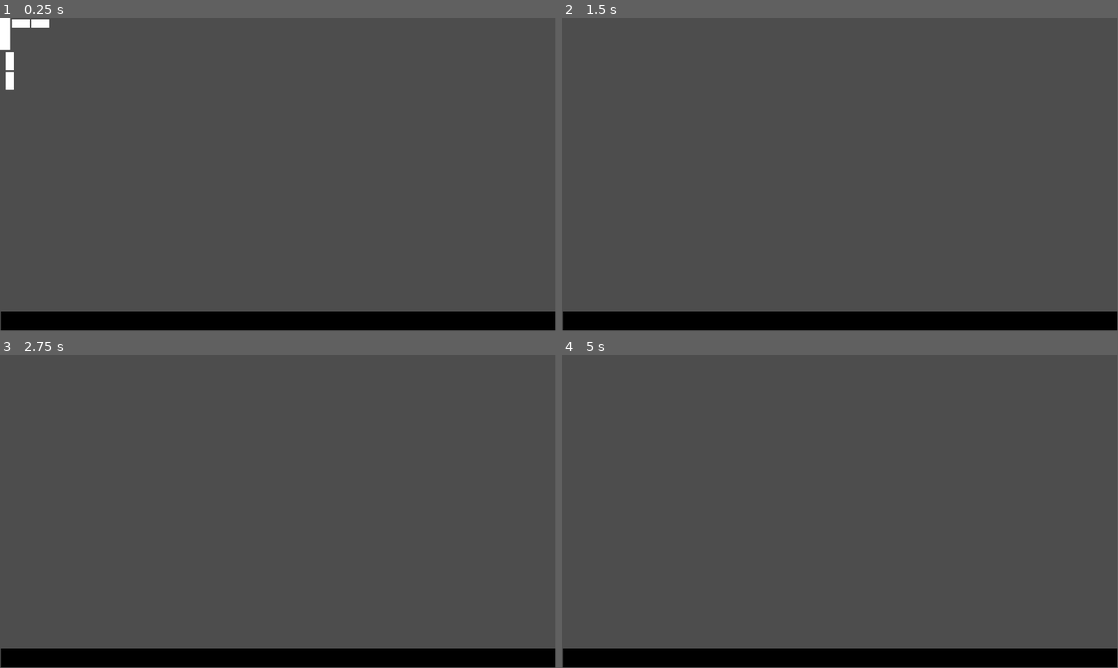
Above: before the commit, frames 1-4 (two rows, left to right).
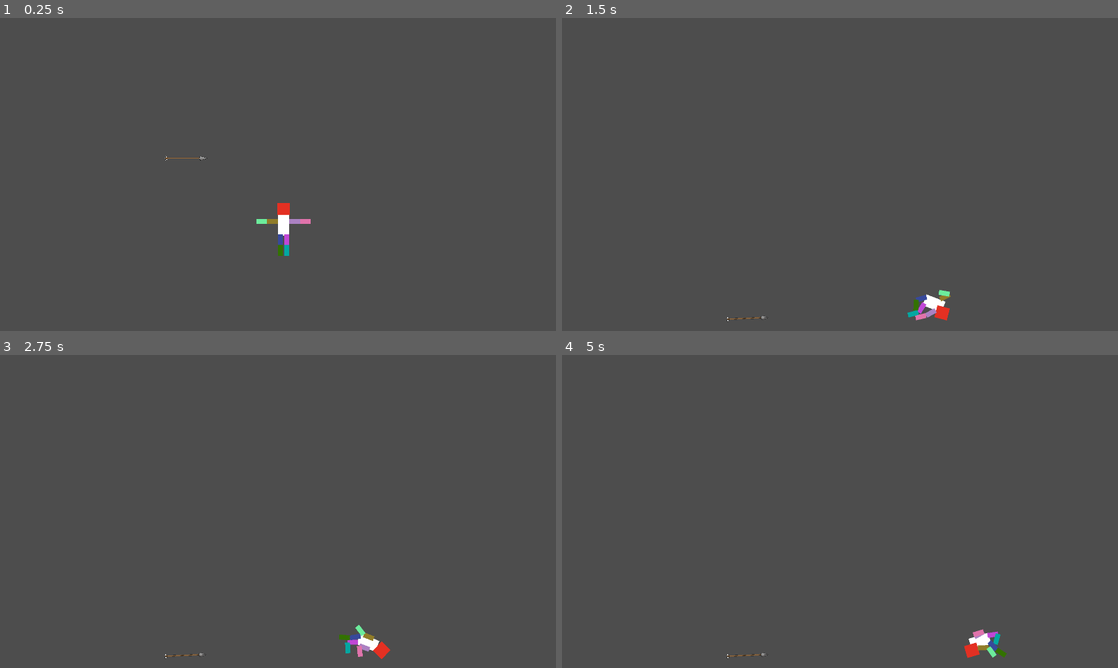
Above: after the commit, the same moments.

Repository: RamilHinshaw/IctGameJam2024SU
Game: Godot game, scene res://scenes/test.tscn
Two runs of this game, one before a commit and one after it. Both use one fixed random seed, a clock stepped at 60 frames per second and the inputs below. The project has no main scene, so this scene is started directly.
Inputs:
- Up to frame 1 (0.25 s): no input
- Up to frame 2 (1.5 s): hold D (Right, bound only after the commit) 0.53-1.28 s; hold A (Left, bound only after the commit) from 1.28 s (still down)
- Up to frame 3 (2.75 s): release A (Left, bound only after the commit) at 2.03 s; hold D (Right, bound only after the commit) from 2.03 s (still down)
- Up to frame 4 (5 s): release D (Right, bound only after the commit) at 3.53 s; hold A (Left, bound only after the commit) from 3.53 s (still down)
In our replay, the window is 799x449 before the commit and 800x450 after it. These sizes can differ from the game's own. Grey fills any space a smaller window leaves; there, only what the larger window draws over its background counts as a difference.

The runs differ from the first frame. In frame 1, 7.0% of the frame differs, in the area x 0-100%, y 0-100%; in frame 2, 6.3%; in frame 3, 6.3%; in frame 4, 6.3%.

Commit message:
ragdoll stuff

Diff:
--- a/project.godot
+++ b/project.godot
@@ -14,11 +14,23 @@
 config/features=PackedStringArray("4.2", "GL Compatibility")
 config/icon="res://icon.svg"
 
+[display]
+
+window/size/viewport_width=1920
+window/size/viewport_height=1080
+window/stretch/mode="viewport"
+
 [input]
 
-test={
+Left={
 "deadzone": 0.5,
-"events": []
+"events": [Object(InputEventKey,"resource_local_to_scene":false,"resource_name":"","device":-1,"window_id":0,"alt_pressed":false,"shift_pressed":false,"ctrl_pressed":false,"meta_pressed":false,"pressed":false,"keycode":0,"physical_keycode":65,"key_label":0,"unicode":97,"echo":false,"script":null)
+]
+}
+Right={
+"deadzone": 0.5,
+"events": [Object(InputEventKey,"resource_local_to_scene":false,"resource_name":"","device":-1,"window_id":0,"alt_pressed":false,"shift_pressed":false,"ctrl_pressed":false,"meta_pressed":false,"pressed":false,"keycode":0,"physical_keycode":68,"key_label":0,"unicode":100,"echo":false,"script":null)
+]
 }
 
 [rendering]
--- a/scenes/test.tscn
+++ b/scenes/test.tscn
@@ -1,37 +1,76 @@
-[gd_scene load_steps=6 format=3 uid="uid://7w3p000ukqxg"]
-
-[sub_resource type="RectangleShape2D" id="RectangleShape2D_80oau"]
-size = Vector2(40, 40)
-
-[sub_resource type="RectangleShape2D" id="RectangleShape2D_cdvy3"]
-size = Vector2(40, 70)
-
-[sub_resource type="RectangleShape2D" id="RectangleShape2D_wiohh"]
-size = Vector2(44.1942, 42.6032)
-
-[sub_resource type="RectangleShape2D" id="RectangleShape2D_vwfiv"]
-size = Vector2(36.8111, 16.9897)
-
-[sub_resource type="RectangleShape2D" id="RectangleShape2D_dsusr"]
-size = Vector2(17.1498, 36.9723)
-
-[node name="Level" type="Node2D"]
-
-[node name="ColorRect" type="ColorRect" parent="."]
-offset_left = 2.0
-offset_top = 609.0
-offset_right = 42.0
-offset_bottom = 649.0
+[gd_scene load_steps=10 format=3 uid="uid://7w3p000ukqxg"]
+
+[ext_resource type="Script" path="res://scripts/characterController.gd" id="1_gcdet"]
+[ext_resource type="Texture2D" uid="uid://dhhadc8pd2h1b" path="res://textures/projectile/ARROW.png" id="2_sv800"]
+
+[sub_resource type="RectangleShape2D" id="RectangleShape2D_ifn1l"]
+size = Vector2(67.9643, 42.7561)
+
+[sub_resource type="RectangleShape2D" id="RectangleShape2D_aps7f"]
+size = Vector2(49.9166, 1069.91)
+
+[sub_resource type="CapsuleShape2D" id="CapsuleShape2D_hqllj"]
+radius = 20.0063
+height = 69.7906
+
+[sub_resource type="CircleShape2D" id="CircleShape2D_ut6eq"]
+radius = 21.9804
+
+[sub_resource type="CapsuleShape2D" id="CapsuleShape2D_op4bu"]
+radius = 8.38937
+height = 37.1227
+
+[sub_resource type="RectangleShape2D" id="RectangleShape2D_k41e4"]
+size = Vector2(144.798, 3.64803)
+
+[sub_resource type="RectangleShape2D" id="RectangleShape2D_ptolg"]
+size = Vector2(9.02258, 13.989)
+
+[node name="World" type="Node2D"]
+
+[node name="Level" type="Node2D" parent="."]
+position = Vector2(425.519, 431.513)
+
+[node name="Ground" type="StaticBody2D" parent="Level"]
+visible = false
+position = Vector2(2, 609)
 scale = Vector2(28.9059, 1)
-color = Color(0, 0, 0, 1)
-
-[node name="Area2D" type="Area2D" parent="ColorRect"]
-
-[node name="CollisionShape2D" type="CollisionShape2D" parent="ColorRect/Area2D"]
-position = Vector2(19.9308, 20)
-shape = SubResource("RectangleShape2D_80oau")
+
+[node name="CollisionShape2D" type="CollisionShape2D" parent="Level/Ground"]
+position = Vector2(19.2125, 21.8529)
+shape = SubResource("RectangleShape2D_ifn1l")
+
+[node name="ColorRect" type="ColorRect" parent="Level/Ground"]
+offset_left = -15.0
+offset_right = 53.0
+offset_bottom = 50.0
+color = Color(0.235945, 0.742587, 0, 1)
+
+[node name="Ceiling" type="StaticBody2D" parent="Level"]
+position = Vector2(2, -466.025)
+scale = Vector2(28.9059, 1)
+
+[node name="CollisionShape2D" type="CollisionShape2D" parent="Level/Ceiling"]
+position = Vector2(18.1189, 20.1189)
+shape = SubResource("RectangleShape2D_ifn1l")
+
+[node name="WallLeft" type="StaticBody2D" parent="Level"]
+position = Vector2(-4, 0)
+
+[node name="CollisionShape2D" type="CollisionShape2D" parent="Level/WallLeft"]
+position = Vector2(-448.229, 96.8382)
+shape = SubResource("RectangleShape2D_aps7f")
+
+[node name="WallRight" type="StaticBody2D" parent="Level"]
+position = Vector2(1196.07, 0)
+
+[node name="CollisionShape2D" type="CollisionShape2D" parent="Level/WallRight"]
+position = Vector2(315.045, 103.163)
+shape = SubResource("RectangleShape2D_aps7f")
 
 [node name="Ragdoll" type="Node2D" parent="."]
+position = Vector2(977.935, 683.909)
+script = ExtResource("1_gcdet")
 
 [node name="Body" type="RigidBody2D" parent="Ragdoll"]
 
@@ -43,128 +82,208 @@
 
 [node name="CollisionShape2D" type="CollisionShape2D" parent="Ragdoll/Body"]
 position = Vector2(1, 3)
-shape = SubResource("RectangleShape2D_cdvy3")
+shape = SubResource("CapsuleShape2D_hqllj")
 
 [node name="Head" type="RigidBody2D" parent="Ragdoll"]
-position = Vector2(0, -64)
+position = Vector2(2.04346, -62.438)
 
 [node name="Sprite" type="ColorRect" parent="Ragdoll/Head"]
-offset_left = -22.1213
-offset_top = -16.0502
-offset_right = 66.8787
-offset_bottom = 68.9498
+offset_left = -23.4161
+offset_top = -11.7374
+offset_right = 65.5839
+offset_bottom = 73.2626
 scale = Vector2(0.497822, 0.499483)
+color = Color(0.89082, 0.186707, 0.132813, 1)
 
 [node name="CollisionShape2D" type="CollisionShape2D" parent="Ragdoll/Head"]
-position = Vector2(0.263706, 5.29195)
-shape = SubResource("RectangleShape2D_wiohh")
+position = Vector2(-0.802395, 8.84872)
+shape = SubResource("CircleShape2D_ut6eq")
 
 [node name="ArmInner-Left" type="RigidBody2D" parent="Ragdoll"]
-position = Vector2(-41.25, -17)
+position = Vector2(-36.9392, -11.6365)
 
 [node name="Sprite" type="ColorRect" parent="Ragdoll/ArmInner-Left"]
 offset_left = -18.75
 offset_top = -8.0
 offset_right = 18.25
 offset_bottom = 9.0
+color = Color(0.564849, 0.486418, 0.161666, 1)
 
 [node name="CollisionShape2D" type="CollisionShape2D" parent="Ragdoll/ArmInner-Left"]
 position = Vector2(-0.463039, 0.572727)
-shape = SubResource("RectangleShape2D_vwfiv")
+rotation = -1.5708
+shape = SubResource("CapsuleShape2D_op4bu")
 
 [node name="ArmOuter-Left" type="RigidBody2D" parent="Ragdoll"]
-position = Vector2(-81.2015, -17)
+position = Vector2(-73.9177, -11.6365)
 
 [node name="Sprite" type="ColorRect" parent="Ragdoll/ArmOuter-Left"]
 offset_left = -18.75
 offset_top = -8.0
 offset_right = 18.25
 offset_bottom = 9.0
+color = Color(0.423098, 0.923347, 0.610162, 1)
 
 [node name="CollisionShape2D" type="CollisionShape2D" parent="Ragdoll/ArmOuter-Left"]
 position = Vector2(-0.463039, 0.572727)
-shape = SubResource("RectangleShape2D_vwfiv")
+rotation = -1.5708
+shape = SubResource("CapsuleShape2D_op4bu")
 
 [node name="ArmInner-Right" type="RigidBody2D" parent="Ragdoll"]
-position = Vector2(43.6079, -17)
+position = Vector2(39.8636, -11.6147)
 
 [node name="Sprite" type="ColorRect" parent="Ragdoll/ArmInner-Right"]
 offset_left = -18.75
 offset_top = -8.0
 offset_right = 18.25
 offset_bottom = 9.0
+color = Color(0.669683, 0.505787, 0.760759, 1)
 
 [node name="CollisionShape2D" type="CollisionShape2D" parent="Ragdoll/ArmInner-Right"]
 position = Vector2(-0.463039, 0.572727)
-shape = SubResource("RectangleShape2D_vwfiv")
+rotation = -1.5708
+shape = SubResource("CapsuleShape2D_op4bu")
 
 [node name="ArmOuter-Right" type="RigidBody2D" parent="Ragdoll"]
-position = Vector2(84.4835, -17)
+position = Vector2(76.8422, -11.6147)
 
 [node name="Sprite" type="ColorRect" parent="Ragdoll/ArmOuter-Right"]
 offset_left = -18.75
 offset_top = -8.0
 offset_right = 18.25
 offset_bottom = 9.0
+color = Color(0.879802, 0.451612, 0.672552, 1)
 
 [node name="CollisionShape2D" type="CollisionShape2D" parent="Ragdoll/ArmOuter-Right"]
 position = Vector2(-0.463039, 0.572727)
-shape = SubResource("RectangleShape2D_vwfiv")
+rotation = -1.5708
+shape = SubResource("CapsuleShape2D_op4bu")
+
+[node name="LegInner-Right" type="RigidBody2D" parent="Ragdoll"]
+position = Vector2(12.918, 52.8219)
+rotation = 1.5708
+
+[node name="Sprite" type="ColorRect" parent="Ragdoll/LegInner-Right"]
+offset_left = -18.75
+offset_top = -8.0
+offset_right = 18.25
+offset_bottom = 9.0
+color = Color(0.752787, 0.2799, 0.839322, 1)
+
+[node name="CollisionShape2D" type="CollisionShape2D" parent="Ragdoll/LegInner-Right"]
+position = Vector2(-0.463039, 0.572727)
+rotation = -1.5708
+shape = SubResource("CapsuleShape2D_op4bu")
+
+[node name="LegOuter-Right" type="RigidBody2D" parent="Ragdoll"]
+position = Vector2(12.8971, 89.8476)
+rotation = 1.5708
+
+[node name="Sprite" type="ColorRect" parent="Ragdoll/LegOuter-Right"]
+offset_left = -18.75
+offset_top = -8.0
+offset_right = 18.25
+offset_bottom = 9.0
+color = Color(0.0107559, 0.654029, 0.631468, 1)
+
+[node name="CollisionShape2D" type="CollisionShape2D" parent="Ragdoll/LegOuter-Right"]
+position = Vector2(-0.463039, 0.572727)
+rotation = -1.5708
+shape = SubResource("CapsuleShape2D_op4bu")
 
 [node name="LegInner-Left" type="RigidBody2D" parent="Ragdoll"]
-position = Vector2(-21.1237, 60.6439)
+position = Vector2(-10.0249, 52.8219)
+rotation = 1.5708
 
 [node name="Sprite" type="ColorRect" parent="Ragdoll/LegInner-Left"]
-offset_left = -8.87628
-offset_top = 19.3561
-offset_right = 28.1237
-offset_bottom = 36.3561
-rotation = -1.5708
-metadata/_edit_use_anchors_ = true
+offset_left = -18.75
+offset_top = -8.0
+offset_right = 18.25
+offset_bottom = 9.0
+color = Color(0.217573, 0.287734, 0.609244, 1)
 
 [node name="CollisionShape2D" type="CollisionShape2D" parent="Ragdoll/LegInner-Left"]
-position = Vector2(-0.569536, 0.587845)
-shape = SubResource("RectangleShape2D_dsusr")
+position = Vector2(-0.463039, 0.572727)
+rotation = -1.5708
+shape = SubResource("CapsuleShape2D_op4bu")
 
 [node name="LegOuter-Left" type="RigidBody2D" parent="Ragdoll"]
-position = Vector2(-21.1351, 101.114)
+position = Vector2(-10.0458, 89.8476)
+rotation = 1.5708
 
 [node name="Sprite" type="ColorRect" parent="Ragdoll/LegOuter-Left"]
-offset_left = -8.87628
-offset_top = 19.3561
-offset_right = 28.1237
-offset_bottom = 36.3561
-rotation = -1.5708
+offset_left = -18.75
+offset_top = -8.0
+offset_right = 18.25
+offset_bottom = 9.0
+color = Color(0.20122, 0.446602, 0, 1)
 
 [node name="CollisionShape2D" type="CollisionShape2D" parent="Ragdoll/LegOuter-Left"]
-position = Vector2(-0.569536, 0.587845)
-shape = SubResource("RectangleShape2D_dsusr")
-
-[node name="LegInner-Right" type="RigidBody2D" parent="Ragdoll"]
-position = Vector2(20.9445, 60.6439)
-
-[node name="Sprite" type="ColorRect" parent="Ragdoll/LegInner-Right"]
-offset_left = -8.87628
-offset_top = 19.3561
-offset_right = 28.1237
-offset_bottom = 36.3561
-rotation = -1.5708
-metadata/_edit_use_anchors_ = true
-
-[node name="CollisionShape2D" type="CollisionShape2D" parent="Ragdoll/LegInner-Right"]
-position = Vector2(-0.569536, 0.587845)
-shape = SubResource("RectangleShape2D_dsusr")
-
-[node name="LegOuter-Right" type="RigidBody2D" parent="Ragdoll"]
-position = Vector2(20.9331, 101.114)
-
-[node name="Sprite" type="ColorRect" parent="Ragdoll/LegOuter-Right"]
-offset_left = -8.87628
-offset_top = 19.3561
-offset_right = 28.1237
-offset_bottom = 36.3561
-rotation = -1.5708
-
-[node name="CollisionShape2D" type="CollisionShape2D" parent="Ragdoll/LegOuter-Right"]
-position = Vector2(-0.569536, 0.587845)
-shape = SubResource("RectangleShape2D_dsusr")
+position = Vector2(-0.463039, 0.572727)
+rotation = -1.5708
+shape = SubResource("CapsuleShape2D_op4bu")
+
+[node name="Joints" type="Node2D" parent="Ragdoll"]
+
+[node name="HeadBody" type="PinJoint2D" parent="Ragdoll/Joints"]
+position = Vector2(0.863586, -31.9216)
+node_a = NodePath("../../Head")
+node_b = NodePath("../../Body")
+angular_limit_lower = -1.1013
+angular_limit_upper = 0.42586
+
+[node name="LeftArm" type="PinJoint2D" parent="Ragdoll/Joints"]
+position = Vector2(-55.8669, -10.9984)
+node_a = NodePath("../../ArmInner-Left")
+node_b = NodePath("../../ArmOuter-Left")
+
+[node name="LeftArmBody" type="PinJoint2D" parent="Ragdoll/Joints"]
+position = Vector2(-18.8778, -11.1102)
+node_a = NodePath("../../ArmInner-Left")
+node_b = NodePath("../../Body")
+
+[node name="RightArmBody" type="PinJoint2D" parent="Ragdoll/Joints"]
+position = Vector2(20.8558, -11.1102)
+node_a = NodePath("../../ArmInner-Right")
+node_b = NodePath("../../Body")
+
+[node name="RightArm" type="PinJoint2D" parent="Ragdoll/Joints"]
+position = Vector2(57.9183, -11.1102)
+node_a = NodePath("../../ArmInner-Right")
+node_b = NodePath("../../ArmOuter-Right")
+
+[node name="RightLegBody" type="PinJoint2D" parent="Ragdoll/Joints"]
+position = Vector2(12.4431, 33.8702)
+node_a = NodePath("../../LegInner-Right")
+node_b = NodePath("../../Body")
+
+[node name="RightLeg" type="PinJoint2D" parent="Ragdoll/Joints"]
+position = Vector2(12.4431, 70.9533)
+node_a = NodePath("../../LegInner-Right")
+node_b = NodePath("../../LegOuter-Right")
+
+[node name="LeftLegBody" type="PinJoint2D" parent="Ragdoll/Joints"]
+position = Vector2(-9.75055, 33.8702)
+node_a = NodePath("../../LegInner-Left")
+node_b = NodePath("../../Body")
+
+[node name="LeftLeg" type="PinJoint2D" parent="Ragdoll/Joints"]
+position = Vector2(-10.7806, 70.9533)
+node_a = NodePath("../../LegInner-Left")
+node_b = NodePath("../../LegOuter-Left")
+
+[node name="RigidBody2D" type="RigidBody2D" parent="Ragdoll"]
+position = Vector2(-133.997, -75.8033)
+
+[node name="Sprite2D" type="Sprite2D" parent="Ragdoll/RigidBody2D"]
+position = Vector2(-209.9, -142.553)
+scale = Vector2(0.0406364, 0.0406364)
+texture = ExtResource("2_sv800")
+
+[node name="CollisionShape2D" type="CollisionShape2D" parent="Ragdoll/RigidBody2D"]
+position = Vector2(-201.869, -152.411)
+shape = SubResource("RectangleShape2D_k41e4")
+
+[node name="CollisionShape2D2" type="CollisionShape2D" parent="Ragdoll/RigidBody2D"]
+position = Vector2(-151.226, -152.623)
+shape = SubResource("RectangleShape2D_ptolg")
--- a/scripts/characterController.gd
+++ b/scripts/characterController.gd
@@ -1,11 +1,78 @@
-extends Node
+extends Node2D
 
 
-# Called when the node enters the scene tree for the first time.
-func _ready():
-	pass # Replace with function body.
 
 
-# Called every frame. 'delta' is the elapsed time since the previous frame.
-func _process(delta):
-	pass
+@export var power = 200
+@export var upwardPower = 100
+@export var bonusForce = 150000
+@export var jumpForce = 200000
+
+@export var lastInputTimerMin = 0.2
+@export var lastJumpInputTimerMin = 0.04
+
+var _lastInputTime: float = 0
+var _lastInputAxis: float = 0
+
+var _isLeftHeld: bool
+var _isRightHeld: bool
+
+var _isAirborne: bool = false
+
+
+func _physics_process(delta):
+	var axis = Input.get_action_strength("Right") - Input.get_action_strength("Left")
+	var force: Vector2 = Vector2.UP * upwardPower + Vector2.RIGHT * axis * power
+
+	_isAirborne = !$Body.position.y >= 240
+	#print("AIRBORNE: " + str(_isAirborne))
+
+	print($Body.position.y)
+
+
+	if Input.is_action_just_pressed("Left") || Input.is_action_just_pressed("Right"):
+
+		var lastInputDelay = (Time.get_ticks_msec() - _lastInputTime)/1000
+		print(lastInputDelay)
+
+		if lastInputDelay <= lastInputTimerMin:
+			print("Fast Input detected!")
+
+			if (_lastInputAxis == axis):
+				$Body.apply_central_force(Vector2.RIGHT * axis * bonusForce + Vector2.UP * bonusForce/8)
+				print("DASH")
+
+		if ((_lastInputAxis != axis && lastInputDelay <= lastJumpInputTimerMin) ||
+		 (axis == 0 && !_isLeftHeld && !_isRightHeld)):
+
+			if (!_isAirborne):
+				#$Body.apply_central_force(Vector2.UP * bonusForce*2)
+				$"ArmOuter-Right".apply_central_force(Vector2.UP * jumpForce*2)
+				$"ArmOuter-Left".apply_central_force(Vector2.UP * jumpForce*2)
+				print("JUMP")
+
+
+		# Reset
+		_lastInputTime = Time.get_ticks_msec()
+		_lastInputAxis = axis
+
+
+	#If on ground
+	$Body.apply_impulse(Vector2.RIGHT * axis * power,Vector2.ZERO)
+
+	if Input.is_action_pressed("Left"):
+		#$"ArmOuter-Left".apply_impulse(Vector2.UP * upwardPower + Vector2.RIGHT * axis * upwardPower/6, Vector2.ZERO)
+		$"ArmOuter-Left".apply_impulse(Vector2.RIGHT * axis * upwardPower/6, Vector2.ZERO)
+		_isLeftHeld = true
+
+
+	if Input.is_action_pressed("Right"):
+		#$"ArmOuter-Right".apply_impulse(Vector2.UP * upwardPower + Vector2.RIGHT * axis * upwardPower/6 ,Vector2.ZERO)
+		$"ArmOuter-Right".apply_impulse(Vector2.RIGHT * axis * upwardPower/6 ,Vector2.ZERO)
+		_isRightHeld = true
+
+	if Input.is_action_just_released("Left"):
+		_isLeftHeld = false
+
+	if Input.is_action_just_released("Right"):
+		_isRightHeld = false
Binary file added: textures/projectile/ARROW.png
Not shown, added: textures/projectile/ARROW.png.import
